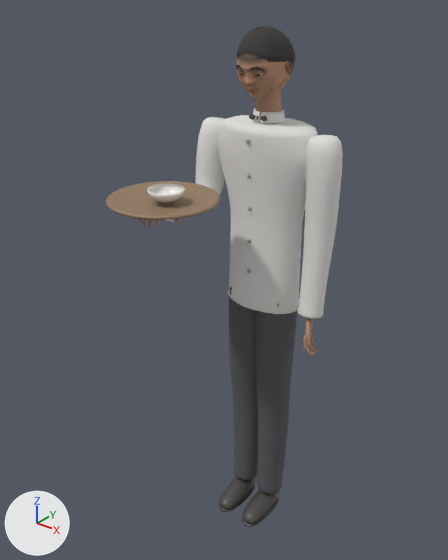
Before and after pictures for a commit that changed the Blender file blender/out/waiter.blend.
Both versions are drawn from a 50 mm lens placed at (1.049, -1.521, 1.84), pointed at (-0.052, -0.145, 0.987). Lighting does not change. The marker at lower left points along +X, +Y and +Z. The first picture is the older version.

The first picture shows 'Bowl', 'FootL', 'FootR', 'Head', 'LegL', 'LegR', 'Scalp', 'SleeveL', 'SleeveR', 'Torso', 'TrayDisc' and 6 more.
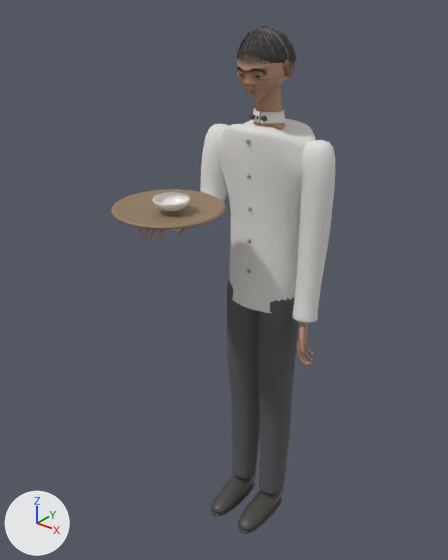
Boxes (x1, y1, x2, y2) around the edits, measured in the pictures (448 x 560 px; the box of a moved part takes in the faces that stretch with it):
```json
{"object": "Torso", "change": "reshaped", "before": [218, 115, 318, 314], "after": [218, 119, 316, 313]}
{"object": "SleeveR", "change": "reshaped", "before": [298, 135, 343, 319], "after": [292, 140, 335, 323]}
{"object": "TrayDisc", "change": "moved", "before": [106, 181, 221, 220], "after": [111, 189, 226, 229]}
{"object": "SleeveL", "change": "reshaped", "before": [165, 117, 225, 223], "after": [171, 124, 229, 231]}
{"object": "Head", "change": "moved", "before": [237, 53, 294, 99], "after": [237, 54, 295, 101]}
{"object": "Scalp", "change": "moved", "before": [237, 25, 295, 62], "after": [237, 27, 296, 63]}
{"object": "Bowl", "change": "moved", "before": [147, 184, 185, 202], "after": [153, 192, 190, 211]}
{"part": 1, "of": "me_torso", "change": "moved or reshaped", "before": [218, 115, 318, 230], "after": [218, 119, 316, 230]}
{"object": "HairCards", "change": "unchanged, uncovered by the edit", "before": [238, 37, 295, 66], "after": [237, 26, 296, 78]}
```

Edits to the scene script, one JSON object a line:
```json
{"block": "me_torso", "where": "me_torso.from_pydata(...)  # 936 vertices, 902 faces; spans x -0.179..0.178, y -0.099..0.098, z 0.878..1.469"}
{"block": "me_torso", "where": "# used by ob_torso; parent = ob_waiter_root; location = (0.0, 0.0, 0.0)"}
{"block": "me_torso", "change": "me_torso part 1: 263 of 936 vertices moved; they spanned x -0.179..0.178, y -0.085..0.085, z 1.189..1.469 and now span x -0.179..0.178, y -0.085..0.085, z 1.188..1.469; mean shift (0.0, 0.0, -0.015); largest move (-0.179, 0.0, 1.393) -> (-0.179, 0.0, 1.348)"}
{"block": "me_sleevel", "where": "# used by ob_sleevel; parent = ob_waiter_root; location = (0.0, 0.0, 0.0)"}
{"op": "remove", "block": "me_sleevel", "code": "me_sleevel.from_pydata(...)  # 180 vertices, 163 faces; spans x -0.252..-0.101, y -0.3..0.052, z 1.157..1.457"}
{"op": "add", "block": "me_sleevel", "code": "me_sleevel.from_pydata(...)  # 180 vertices, 163 faces; spans x -0.233..-0.082, y -0.3..0.049, z 1.136..1.434"}
{"block": "me_sleevel", "change": "me_sleevel part 2: 180 of 180 vertices moved; they spanned x -0.252..-0.101, y -0.3..0.052, z 1.157..1.457 and now span x -0.233..-0.082, y -0.3..0.049, z 1.136..1.434; mean shift (0.019, 0.0, -0.021)"}
{"block": "me_sleever", "where": "# used by ob_sleever; parent = ob_waiter_root; location = (0.0, 0.0, 0.0)"}
{"op": "remove", "block": "me_sleever", "code": "me_sleever.from_pydata(...)  # 180 vertices, 163 faces; spans x 0.136..0.252, y -0.083..0.053, z 0.903..1.453"}
{"op": "add", "block": "me_sleever", "code": "me_sleever.from_pydata(...)  # 180 vertices, 163 faces; spans x 0.12..0.233, y -0.083..0.05, z 0.881..1.433"}
{"block": "me_sleever", "change": "me_sleever part 3: 180 of 180 vertices moved; they spanned x 0.136..0.252, y -0.083..0.053, z 0.903..1.453 and now span x 0.12..0.233, y -0.083..0.05, z 0.881..1.433; mean shift (-0.019, 0.0, -0.021)"}
{"op": "set", "path": "ob_traydisc.location", "old": "(-0.124, -0.325, 1.276)", "new": "(-0.105, -0.325, 1.254)"}
{"op": "set", "path": "ob_head.location", "old": "(0.0, 0.0, 0.0458)", "new": "(0.0, 0.0, 0.0426)"}
{"op": "set", "path": "ob_scalp.location", "old": "(0.0, 0.0, 0.0458)", "new": "(0.0, 0.0, 0.0426)"}
```
